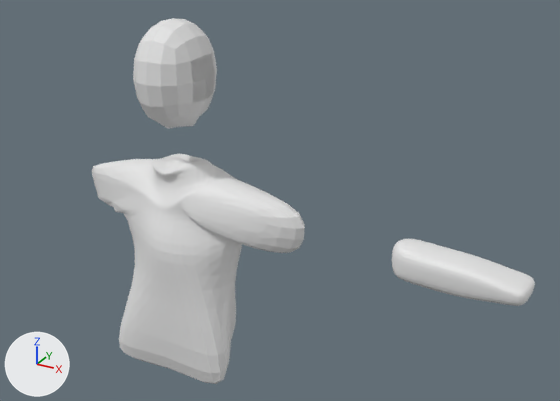
The Blender file Assets/MODELAGENS/MODELAGEM DO FIGHT MODE.blend as it was, and as the next commit left it.
Both versions are drawn from a 50 mm camera at (0.369, -1.986, 1.475) aimed at (-0.804, 0.147, 0.409). Every picture has the same lights, and +X, +Y and +Z are marked at lower left. The first picture is the older version.

The scene before the commit, as lines of its bpy script (objects in view):
```python
me_cube_001 = bpy.data.meshes.new('Cube.001')
me_cube_001.from_pydata(...)  # 116 vertices, 104 faces; spans x -0.18..0.06, y -0.099..0.218, z 0.5..0.865
me_cube_002 = bpy.data.meshes.new('Cube.002')
me_cube_002.from_pydata(...)  # 157 vertices, 130 faces; spans x -0.743..0.629, y -0.257..0.283, z -0.928..0.102
me_cube_003 = bpy.data.meshes.new('Cube.003')
me_cube_003.from_pydata(...)  # 42 vertices, 40 faces; spans x 0.002..0.449, y -0.069..0.069, z -0.072..0.075
ob_cube = bpy.data.objects.new('Cube', me_cube_001)
ob_cube.location = (-1.088, 0.0, 0.143)
ob_cube_001 = bpy.data.objects.new('Cube.001', me_cube_002)
ob_cube_001.location = (-1.148, 0.059, 0.489)
_m = ob_cube_001.modifiers.new('Subdivision', 'SUBSURF')
ob_cube_002 = bpy.data.objects.new('Cube.002', me_cube_003)
ob_cube_002.location = (-0.373, 0.059, 0.351)
_m = ob_cube_002.modifiers.new('Subdivision', 'SUBSURF')
_m.levels = 2
```
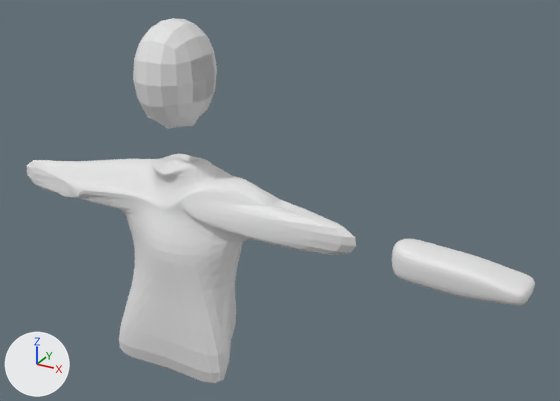
Boxes (x1, y1, x2, y2) around the edits, measured in the pictures (560 x 401 px; the box of a moved part takes in the faces that stretch with it):
'Cube.001', reshaped (55% wider): before (92, 154, 305, 384); after (26, 154, 356, 384)
part 1 of me_cube_002, moved or reshaped: before (92, 160, 305, 253); after (26, 159, 356, 255)

Edits to the bpy script that builds the scene:
```text
Change me_cube_002:
    used by ob_cube_001; location = (-1.148, 0.059, 0.489)
    remove me_cube_002.from_pydata(...)  # 157 vertices, 130 faces; spans x -0.743..0.629, y -0.257..0.283, z -0.928..0.102
    add me_cube_002.from_pydata(...)  # 167 vertices, 130 faces; spans x -1.538..0.924, y -0.257..0.283, z -0.928..0.102
    me_cube_002 part 1
    1 vertex is removed from x -0.522, y 0.0, z -0.145
    6 faces are deleted
    13 vertices move from x -0.743..0.629, y -0.086..0.178, z -0.377..-0.002 to x -1.064..0.924, y -0.218..0.135, z -0.377..0.041
    11 vertices are added at x -1.538..0.392, y -0.083..0.149, z -0.299..-0.053
    6 new faces join them
```
